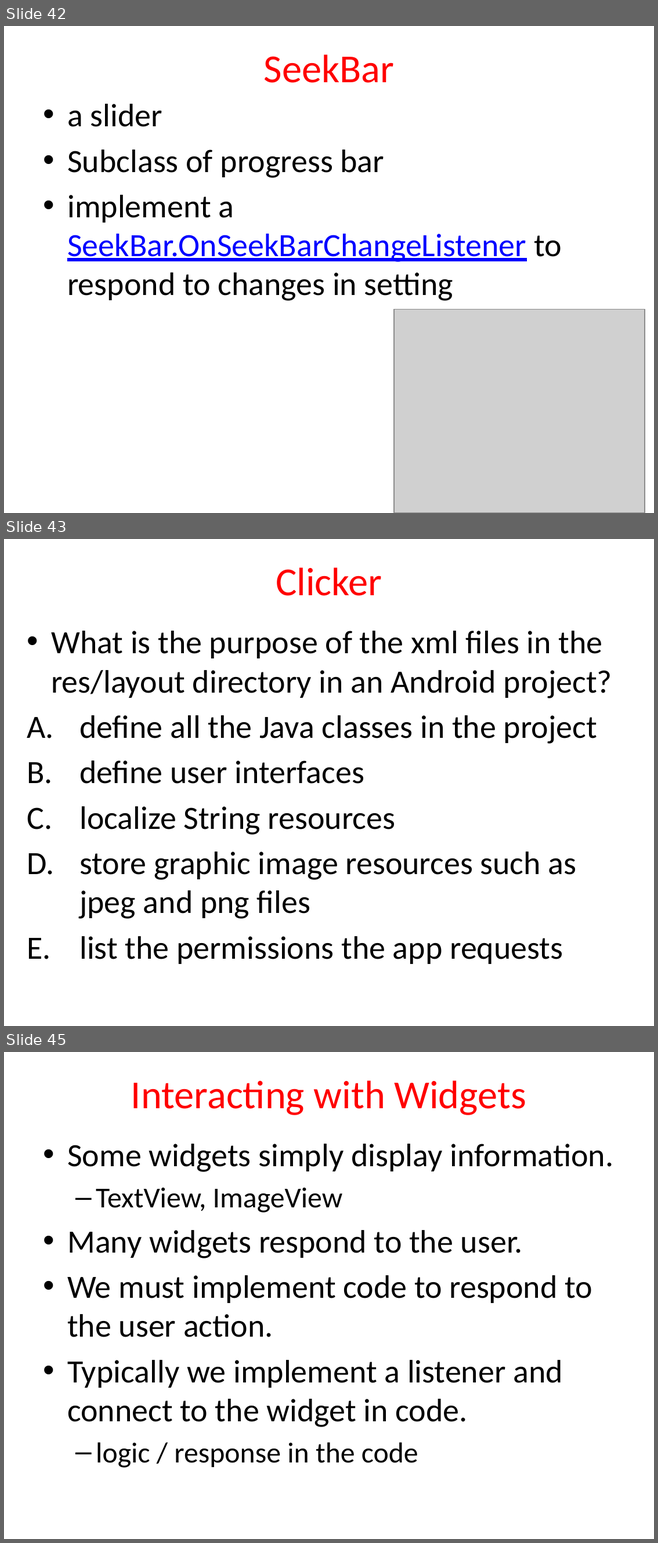
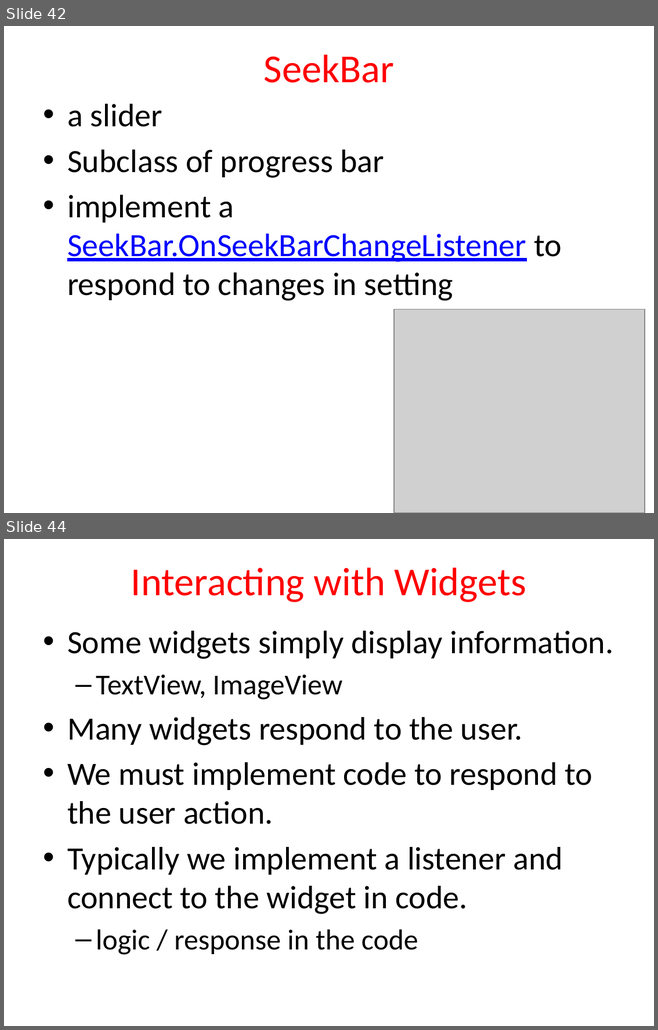
Before and after one commit to maxchv/Android, a slide deck: presentation/3_BasicUI.pptx. Shown one above the other, each under a label of ours: slides 42, 43 and 45 before the commit, slides 42 and 44 after it; the slides between them are not shown. The pictures are 658x1543 and 658x1030 pixels, drawn with LibreOffice and Linux fonts; fonts in the diff are those of the drawing; grey boxes stand for pictures. Boxes give left, top, right and bottom in pixels: in the first picture for what was removed or moved away, otherwise in the second. Text is boxed around its words. In the diff, an @@ line names an element or a change of style, - is before the commit and + after.

```diff
--- a/presentation/3_BasicUI.pptx
+++ b/presentation/3_BasicUI.pptx
@@ slide 43 removed at bbox=[4, 539, 654, 1026], background #FFFFFF @@
@@ title removed at bbox=[275, 567, 382, 596] @@
-Clicker
@@ text removed at bbox=[51, 631, 612, 964] @@
-• What is the purpose of the xml files in the res/layout directory in an Android project?
-A. define all the Java classes in the project
-B. define user interfaces
-C. localize String resources
-D. store graphic image resources such as jpeg and png files
-E. list the permissions the app requests
@@ what was slide 45 is now slide 44 @@
```
Also in this commit, not shown: 21 slides changed, 8 slides added, 9 other slides removed.
